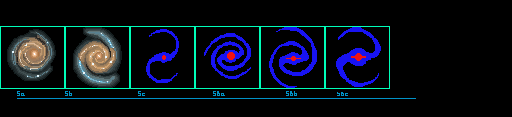
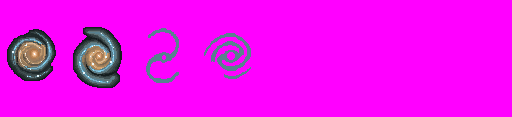
Revision of a layered 512 × 117 image; what changed, layer by layer:
added layer "SBa" (1st of 2) above "Sc" over [left=204, top=33, right=251, bottom=79]
added layer "Sc" (1st of 2) above "Sb" over [left=146, top=28, right=179, bottom=83]
painted on "Sb" (1st of 2) over [left=77, top=38, right=117, bottom=76]
painted on "Sa" (1st of 2) over [left=13, top=35, right=87, bottom=77]
renamed "Template" to "Template (Disable to Pull)", hid the group it (8 layers) over [left=0, top=26, right=416, bottom=99]
hid "Layer 3" over [left=0, top=0, right=512, bottom=117]
showed "BG" over [left=0, top=0, right=512, bottom=117]
